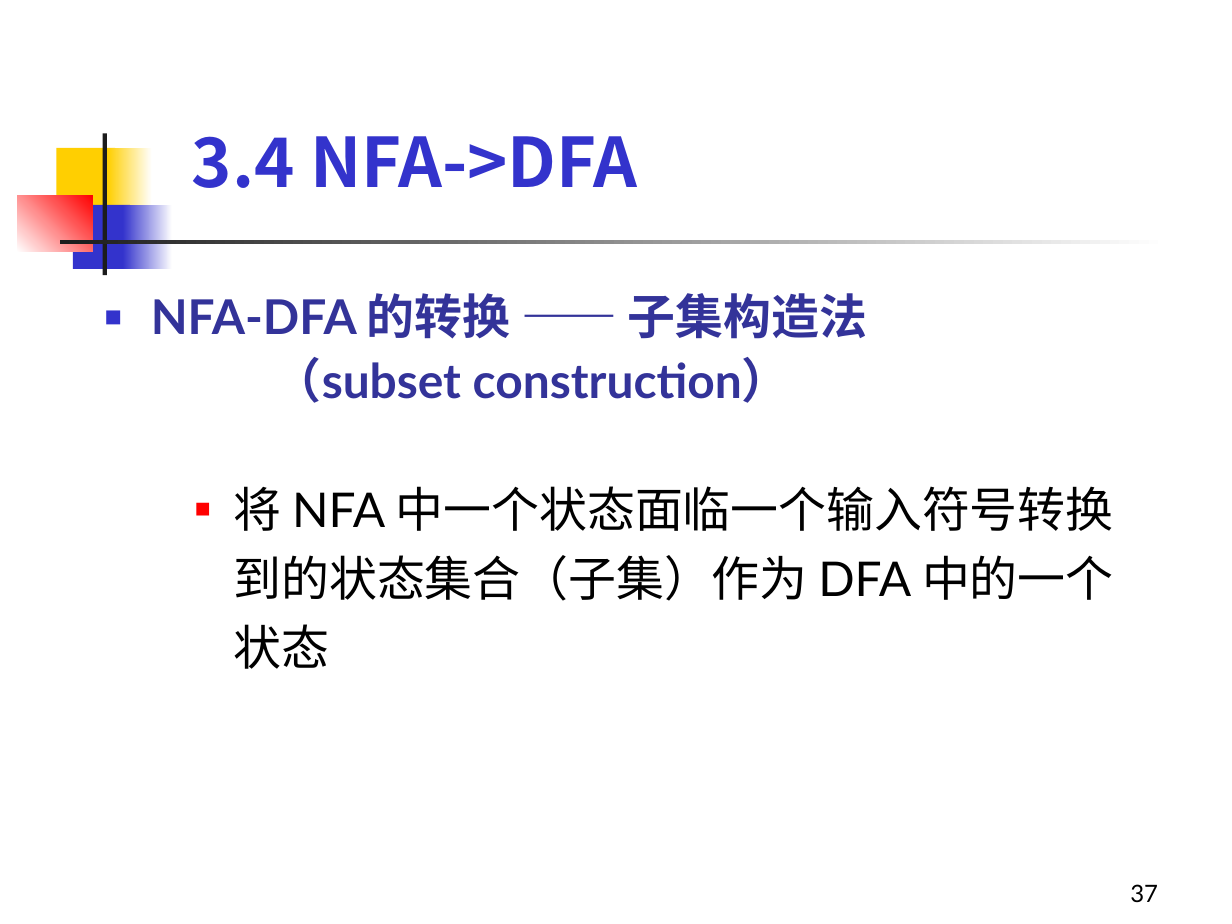
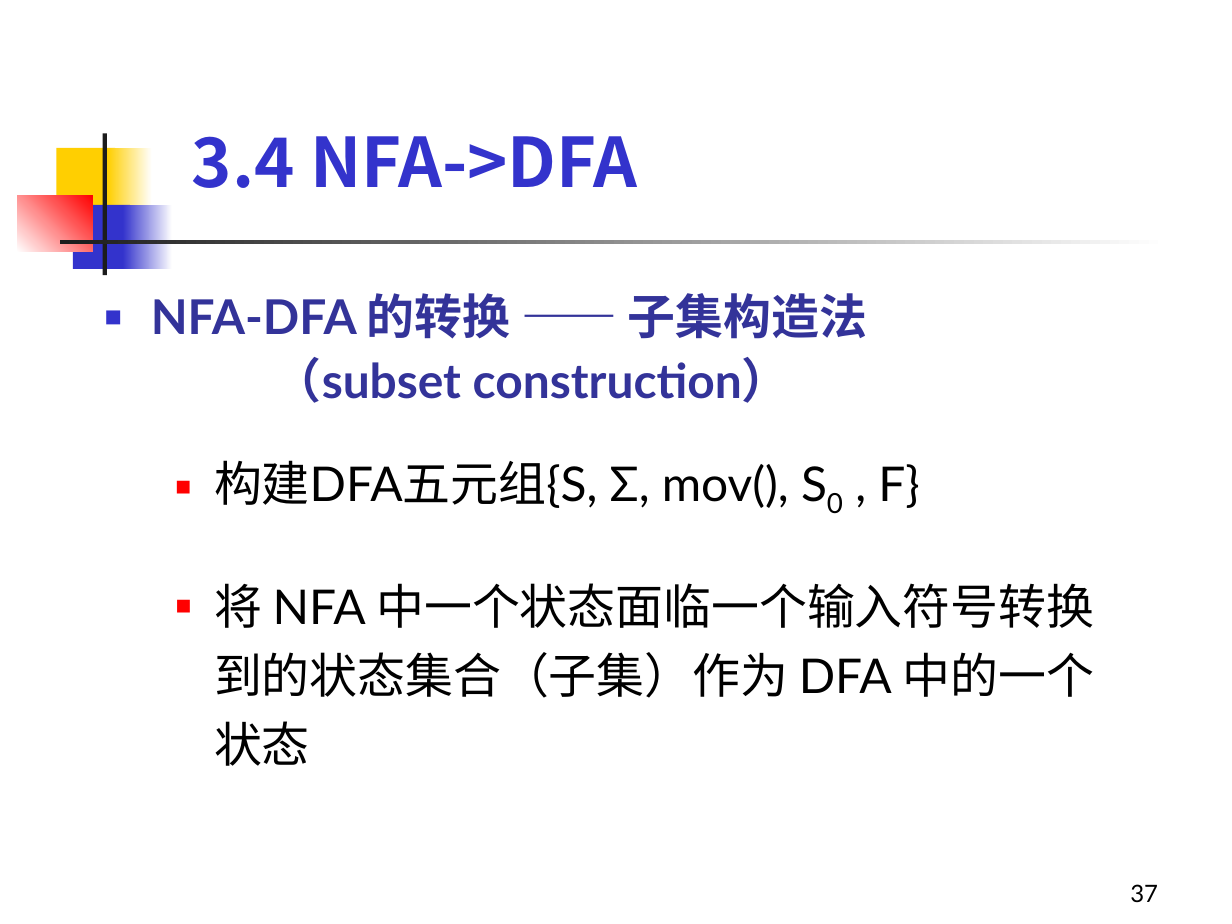
Before and after one commit to sonderlau/HzieeSurvivalGuide, a slide deck: slide 37 of Y1 Seminar II/编译原理/PPT/第3章 词法分析.ppt. Drawn at 1232x924 pixels with LibreOffice and Linux fonts; fonts in the diff are those of the drawing. Boxes give left, top, right and bottom in pixels: in the first picture for what was removed or moved away, otherwise in the second. Text is boxed around its words. In the diff, an @@ line names an element or a change of style, - is before the commit and + after.

```diff
--- a/Y1 Seminar II/编译原理/PPT/第3章 词法分析.ppt
+++ b/Y1 Seminar II/编译原理/PPT/第3章 词法分析.ppt
@@ text added at [214,460,919,508], 28 pt, text #000000 @@
+  ■ 构建DFA五元组{S, Σ, mov(), S0 , F}
@@ text "将 NFA 中一个状态面临一个输入符号转换到的状态集合（子集）作为 DFA 中的一个状态": place and size @@
-text "将 NFA 中一个状态面临一个输入符号转换到的状态集合（子集）作为 DFA 中的一个状态" at [233,486,1114,669]
+text "将 NFA 中一个状态面临一个输入符号转换到的状态集合（子集）作为 DFA 中的一个状态" at [214,583,1094,766]
```
Also in this commit, not shown: 24 other slides changed, 3 slides added, 11 other files.
